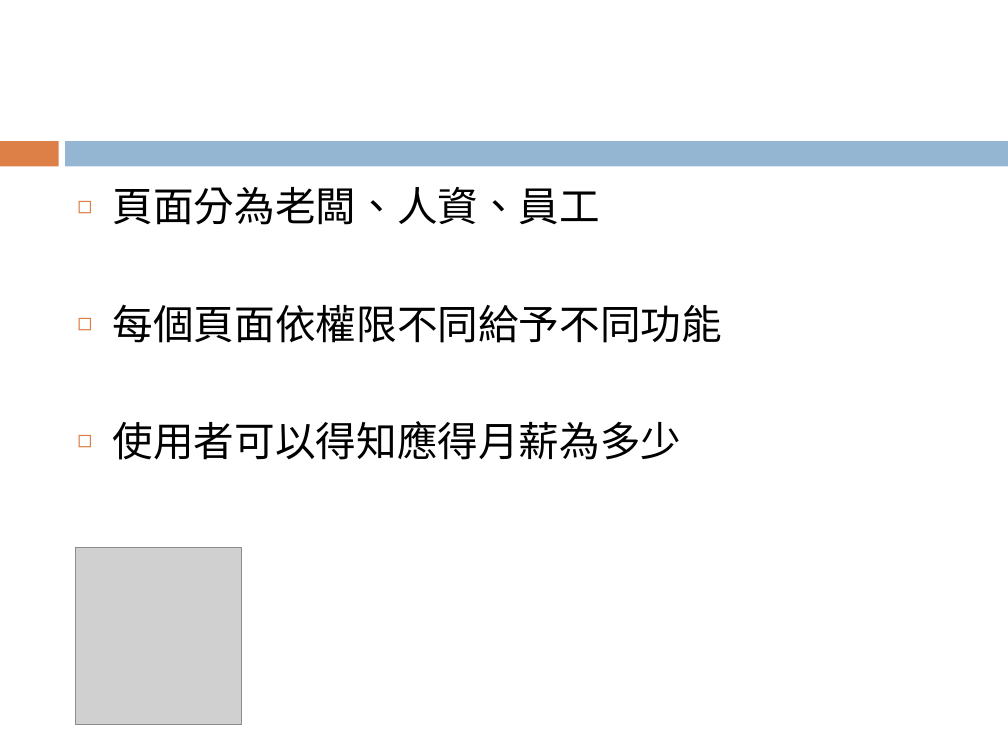
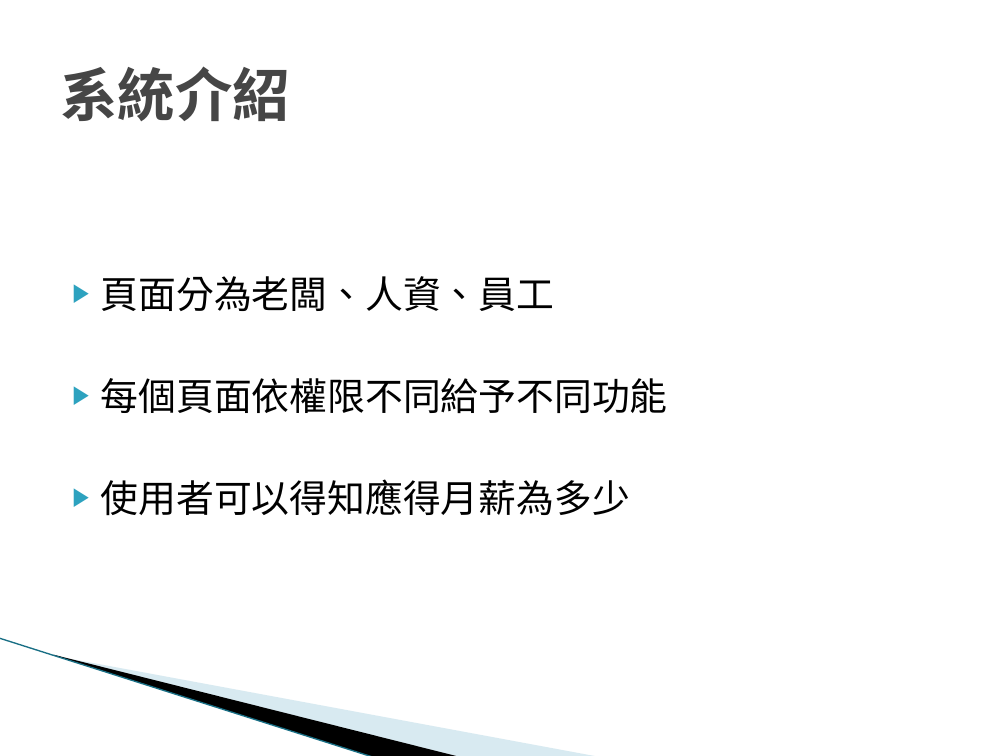
Before and after one commit to hankiris/Multimedia_401530022, a slide deck: slide 3 of 薪資計算app.pptx (slide 2 before the commit). Drawn at 1008x756 pixels with LibreOffice and Linux fonts; fonts in the diff are those of the drawing; grey boxes stand for pictures; background and template pictures are left out. Boxes give left, top, right and bottom in pixels: in the first picture for what was removed or moved away, otherwise in the second. Text is boxed around its words. In the diff, an @@ line names an element or a change of style, - is before the commit and + after.

```diff
--- a/薪資計算app.pptx
+++ b/薪資計算app.pptx
@@ title added at (60, 66, 290, 121), 41 pt, text #464646, bold @@
+系統介紹
@@ rectangle removed at (0, 141, 58, 166) @@
@@ rectangle removed at (66, 141, 1008, 166) @@
@@ text "頁面分為老闆、人資、員工": place and size @@
-text "頁面分為老闆、人資、員工" at (113, 187, 722, 460)
+text "頁面分為老闆、人資、員工" at (101, 276, 668, 516)
@@ text "頁面分為老闆、人資、員工" at (101, 276, 668, 516): size 29 to 27 pt; bullet ◻ to ▶; less space between paragraphs; bullet colour #DD8047 to #2DA2BF @@
@@ picture removed at (76, 547, 242, 725) @@
@@ line added from (0, 638) to (374, 756), #97C5D8 0.95 pt @@
@@ freeform shape added at (53, 654, 461, 756), fill #000000 @@
@@ freeform shape added at (55, 655, 600, 756), fill #A0CBDC at 40% opacity @@
```
Also in this commit, not shown: 6 other slides changed, 1 slide added.
